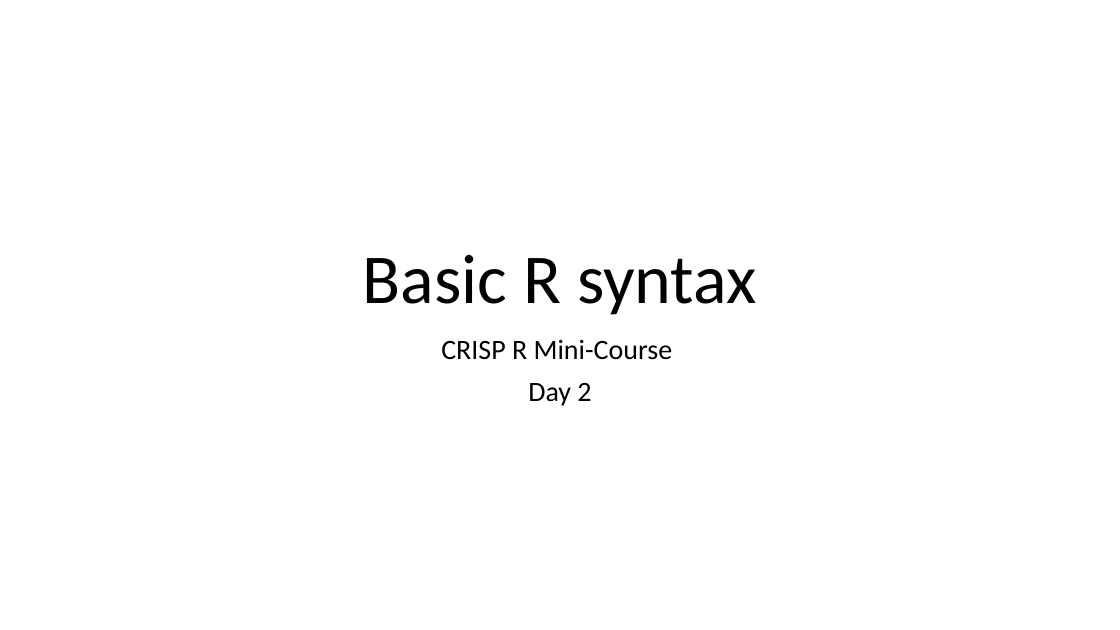
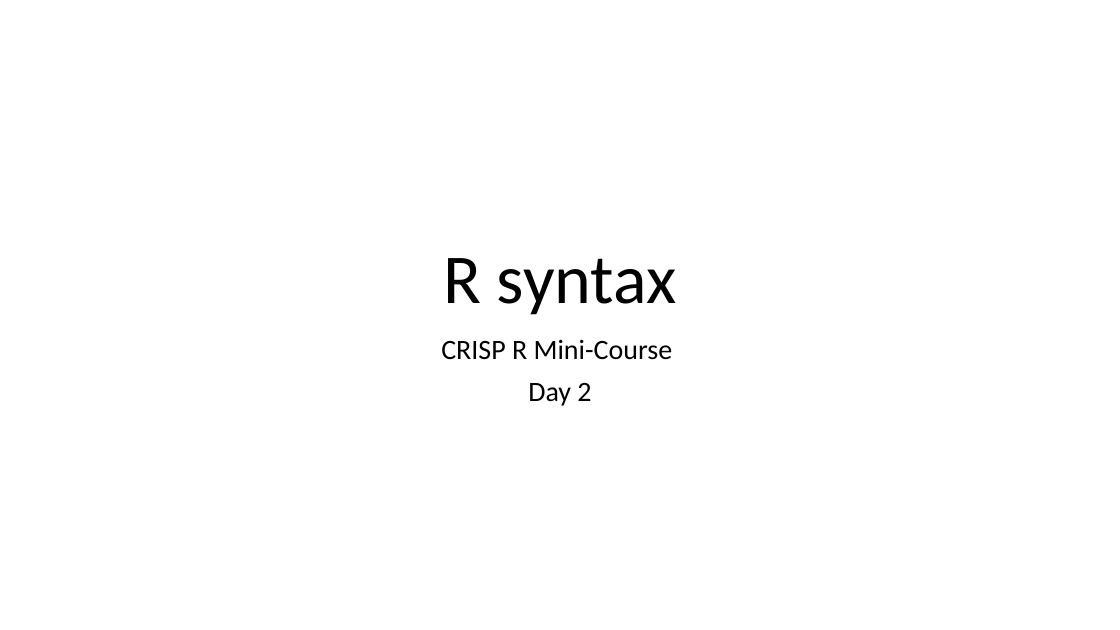
Before and after one commit to jpspeng/crisp_notes, a slide deck: slide 1 of powerpoints_2025/crisp_2025_R_day2.pptx. Drawn at 1120x630 pixels with LibreOffice and Linux fonts; fonts in the diff are those of the drawing. Boxes give left, top, right and bottom in pixels: in the first picture for what was removed or moved away, otherwise in the second. Text is boxed around its words. In the diff, an @@ line names an element or a change of style, - is before the commit and + after.

```diff
--- a/powerpoints_2025/crisp_2025_R_day2.pptx
+++ b/powerpoints_2025/crisp_2025_R_day2.pptx
@@ title at (x1=443, y1=258, x2=677, y2=315): text changed @@
-Basic R syntax
+R syntax
```
Also in this commit, not shown: 1 other slide changed, 4 slides added, 1 slide removed, 2 other files.
